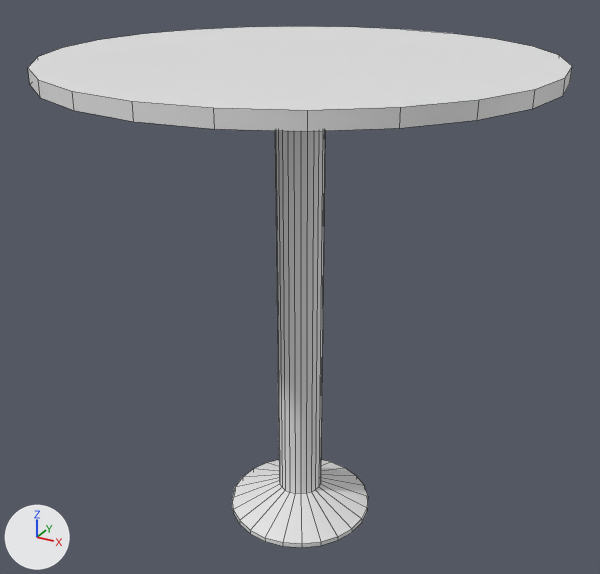
One commit to the FBX model StealthGame/Assets/Meshs/Circle_Table_01_mesh.fbx: the scene before it, then after it.
One viewpoint serves both versions: a 50 mm camera at (0.723, -1.315, 1.175) aimed at (-0.007, 0.012, 0.511). Arrows for +X, +Y and +Z are at lower left; the lights stay in place. Mesh edges are drawn as thin lines.

Script lines for the objects in view, before the commit:
```python
me_mesh = bpy.data.meshes.new('Mesh')
me_mesh.from_pydata(...)  # 144 vertices, 99 faces; spans x -45.8..45.8, y 0.0..95.9, z -45.8..45.8
ob_circle_table_01_mesh = bpy.data.objects.new('Circle_Table_01_mesh', me_mesh)
ob_circle_table_01_mesh.location = (0.0, 0.0, 0.0)
ob_circle_table_01_mesh.rotation_euler = (1.571, 0.0, 0.0)  # degrees (90, 0, 0)
ob_circle_table_01_mesh.scale = (0.01, 0.01, 0.01)
```
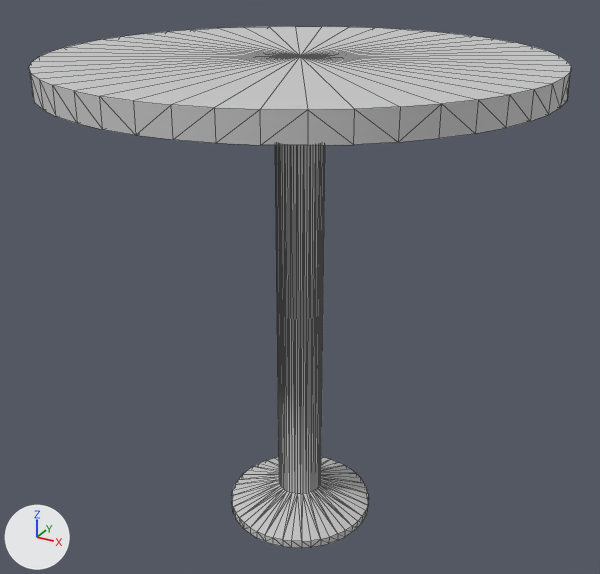
Location of each change, [x1, y1, x2, y2] in pixels of the pictures (600 x 574 px):
```json
{"object": "Circle_Table_01_mesh", "change": "reshaped, rescaled", "before": [28, 26, 572, 548], "after": [29, 26, 571, 548]}
{"part": 1, "of": "me_mesh", "change": "rebuilt", "before": [232, 131, 368, 548], "after": [29, 26, 571, 548]}
{"part": 2, "of": "me_mesh", "change": "deleted", "before": [28, 26, 572, 131]}
```

The change, as JSON lines over the scene's bpy script:
```json
{"op": "add", "block": "mat_02___default", "code": ["mat_02___default = principled_material('02 - Default')", "mat_02___default.base_color = (0.588, 0.588, 0.588)  # light grey #cacaca", "mat_02___default.roughness = 0.786"]}
{"block": "me_mesh", "where": "# used by ob_circle_table_01_mesh; location = (0.0, 0.0, 0.0); rotation_euler = (1.571, 0.0, 0.0), in degrees (90, 0, 0); scale = (0.01, 0.01, 0.01)"}
{"op": "remove", "block": "me_mesh", "code": "me_mesh.from_pydata(...)  # 144 vertices, 99 faces; spans x -45.8..45.8, y 0.0..95.9, z -45.8..45.8"}
{"op": "add", "block": "me_mesh", "code": "me_mesh.from_pydata(...)  # 290 vertices, 576 faces; spans x -17.9..17.9, y 0.0..37.8, z -17.9..17.9"}
{"block": "me_mesh", "change": "me_mesh part 1: the loose piece of 96 vertices spanning x -15.1..15.1, y 0.0..93.3, z -15.1..15.1 is rebuilt with 290 vertices and now spans x -17.9..17.9, y 0.0..37.8, z -17.9..17.9, in mat_02___default (light grey #cacaca)"}
{"block": "me_mesh", "change": "me_mesh part 2: the loose piece of 48 vertices spanning x -45.8..45.8, y 93.3..95.9, z -45.8..45.8 is deleted"}
{"op": "add", "block": "me_mesh", "code": "me_mesh.materials.append(mat_02___default)  # light grey #cacaca"}
{"op": "set", "path": "ob_circle_table_01_mesh.scale", "old": "(0.01, 0.01, 0.01)", "new": "(0.0254, 0.0254, 0.0254)"}
```
